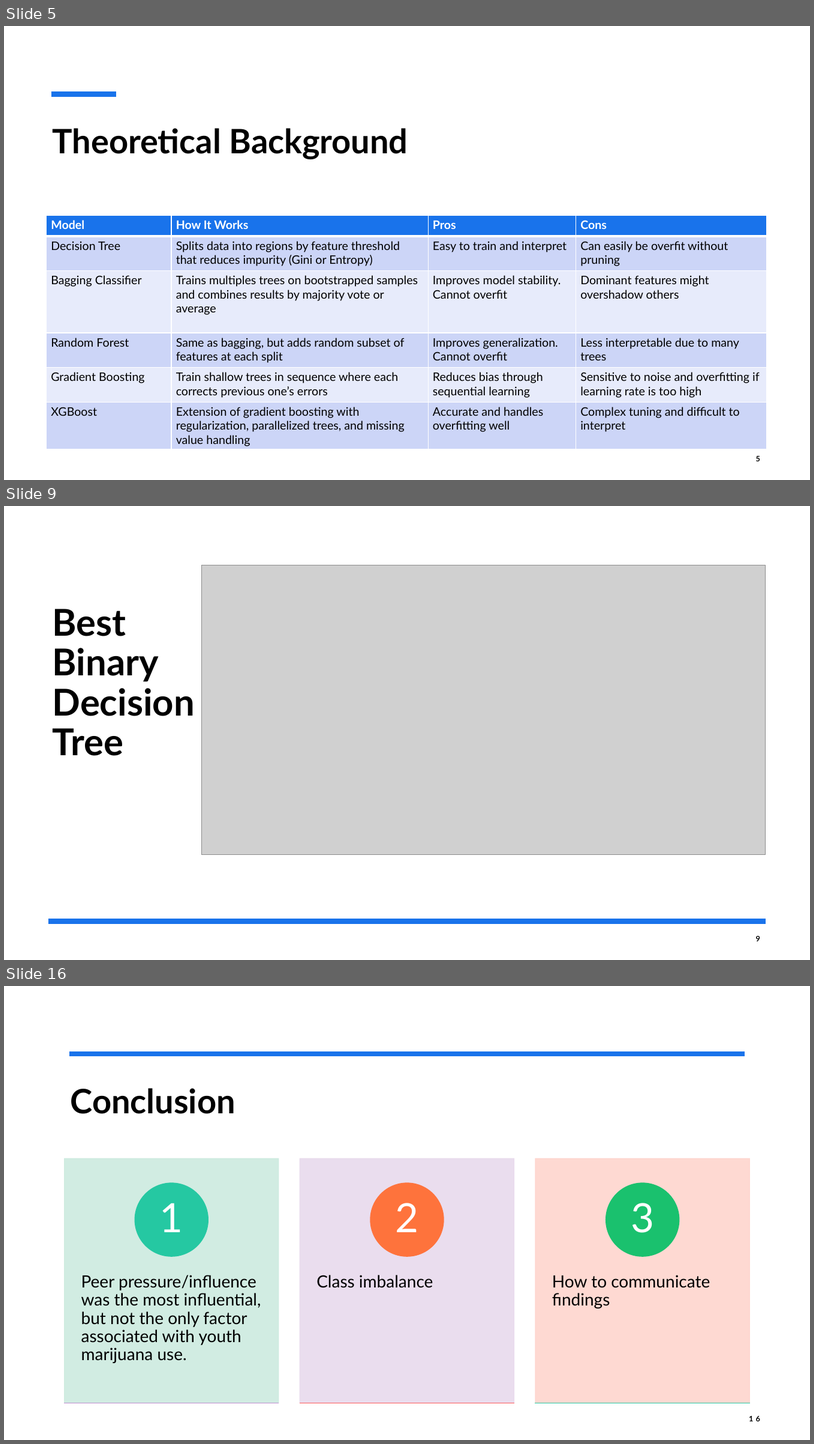
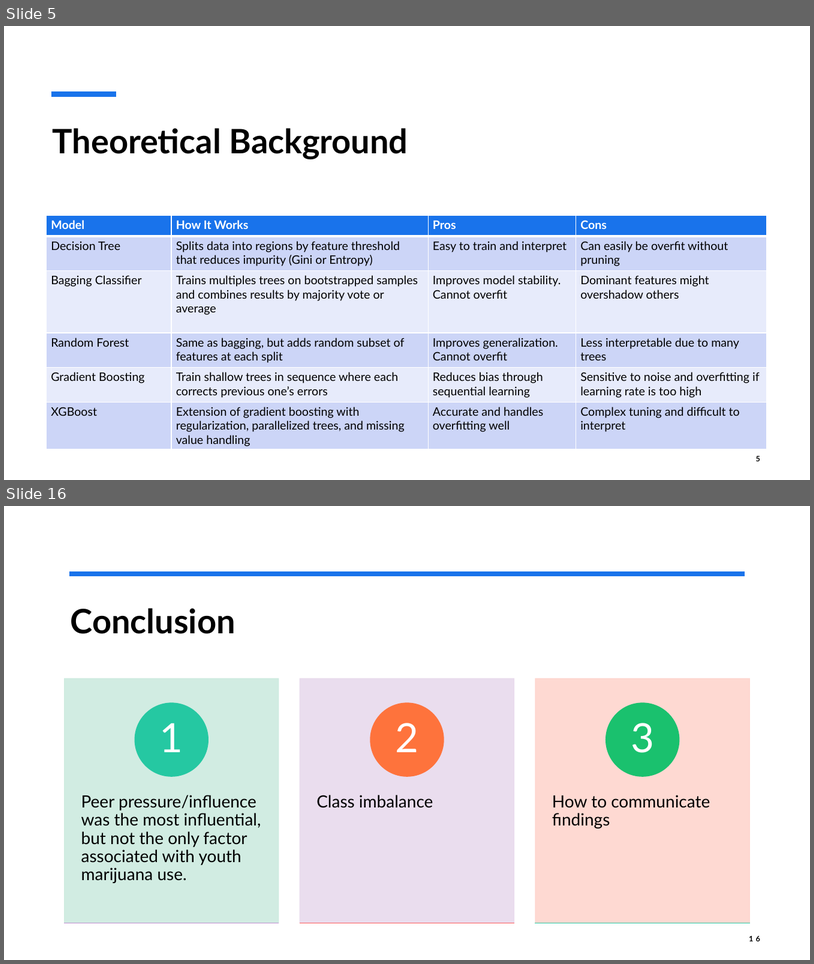
Before and after one commit to ChristufaY/data5322, a slide deck: hw1/slides.pptx. Shown one above the other, each under a label of ours: slides 5, 9 and 16 before the commit, slides 5 and 16 after it; the slides between them are not shown. The pictures are 814x1444 and 814x964 pixels, drawn with LibreOffice and Linux fonts; fonts in the diff are those of the drawing; grey boxes stand for pictures. Boxes give left, top, right and bottom in pixels: in the first picture for what was removed or moved away, otherwise in the second. Text is boxed around its words. In the diff, an @@ line names an element or a change of style, - is before the commit and + after.

```diff
--- a/hw1/slides.pptx
+++ b/hw1/slides.pptx
@@ slide 9 removed at box(4, 506, 810, 960), background #FFFFFF @@
@@ picture removed at box(202, 565, 766, 855) @@
@@ title removed at box(53, 609, 195, 756) @@
-Best Binary Decision Tree
@@ line removed from (49, 921) to (766, 921) @@
@@ page number removed at box(756, 936, 761, 941) @@
-9
```
Also in this commit, not shown: 8 slides changed, 1 slide added, 8 other files.
